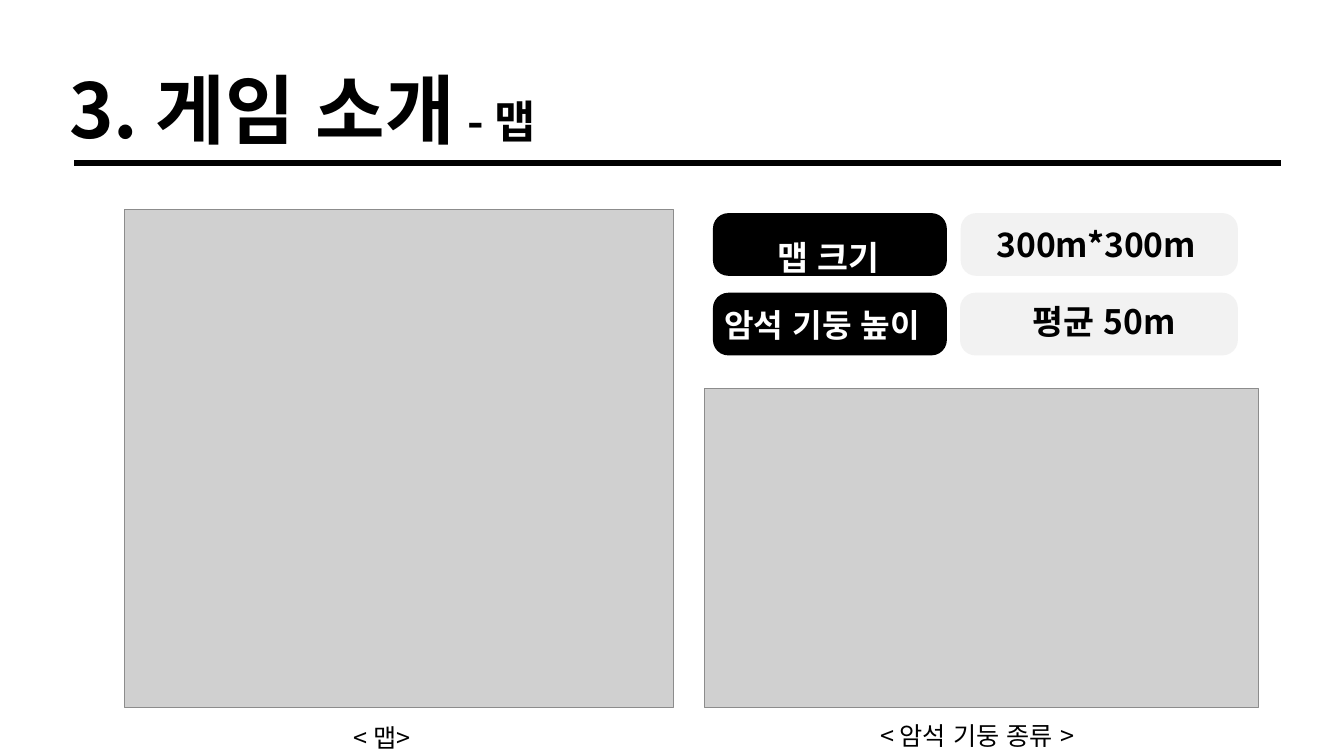
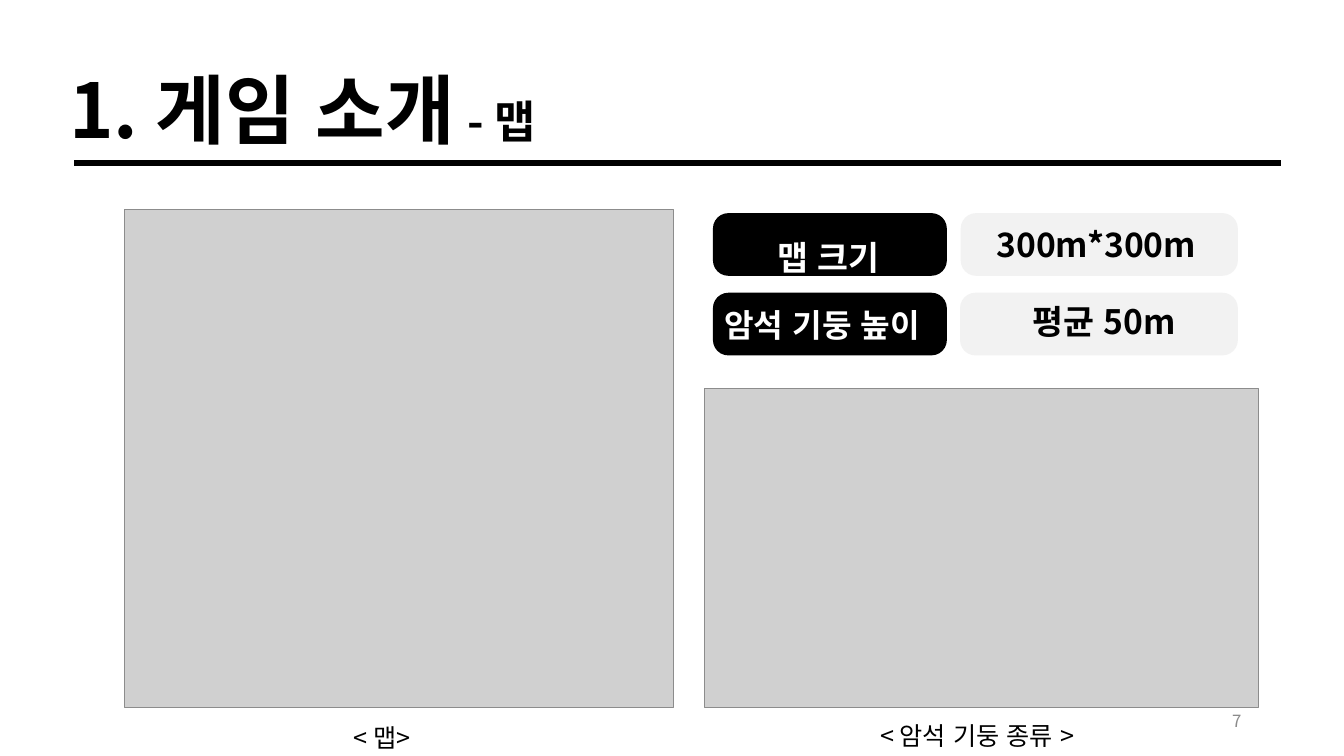
Before and after one commit to taeho-choi/wire-hunter, a slide deck: slide 7 of 문서/기획/기획발표자료.pptx (slide 10 before the commit). Drawn at 1344x756 pixels with LibreOffice and Linux fonts; fonts in the diff are those of the drawing; grey boxes stand for pictures. Boxes give left, top, right and bottom in pixels: in the first picture for what was removed or moved away, otherwise in the second. Text is boxed around its words. In the diff, an @@ line names an element or a change of style, - is before the commit and + after.

```diff
--- a/문서/기획/기획발표자료.pptx
+++ b/문서/기획/기획발표자료.pptx
@@ text at [69,74,535,145]: text changed @@
-3. 게임 소개 - 맵
+1. 게임 소개 - 맵
@@ page number added at [1232,715,1241,727], 12 pt, text #8C8C8C @@
+7
```
Also in this commit, not shown: 16 other slides changed, 1 slide added.
